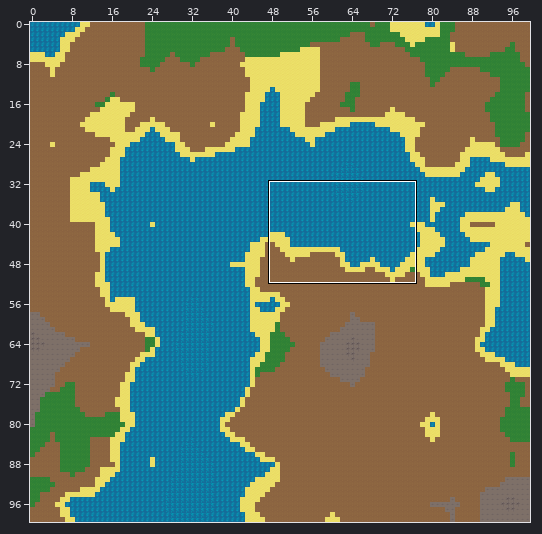
Two versions of a level (Tiled map, Graphics/Tileset/map.tmx). The first picture is a wide view before the edit; the outline marks the close-up.
Close-up. Before the edit:
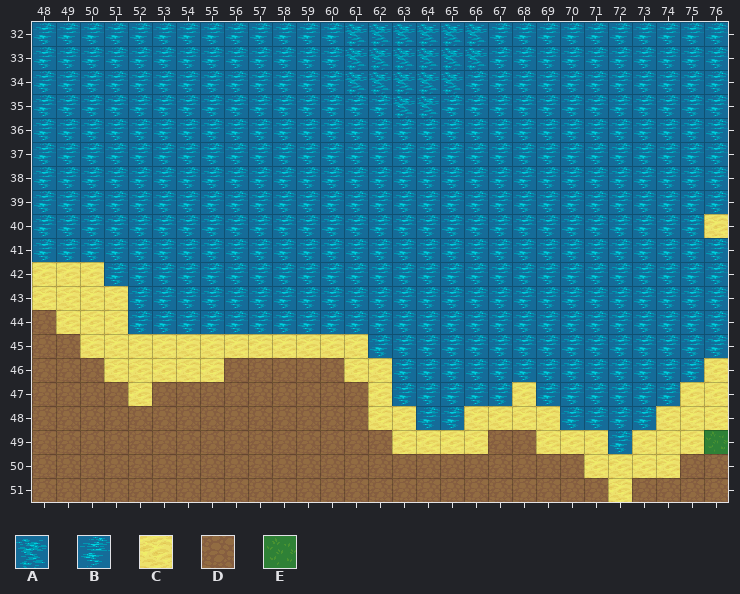
Cells are 32x32 px. Shown: x 48..76, y 32..51. The commit also changed other parts of the map, which this record leaves out.
Key: from "map": A 0, B 1, C 2, D 3, E 4.
_ is an empty cell.
Layer "Tile Layer 1" before, first column x 48:
32 BBBBBBBBBBBBBAAAAAABBBBBBBBBB
33 BBBBBBBBBBBBBAAAAAABBBBBBBBBB
34 BBBBBBBBBBBBBAAAAABBBBBBBBBBB
35 BBBBBBBBBBBBBBBAABBBBBBBBBBBB
36 BBBBBBBBBBBBBBBBBBBBBBBBBBBBB
37 BBBBBBBBBBBBBBBBBBBBBBBBBBBBB
38 BBBBBBBBBBBBBBBBBBBBBBBBBBBBB
39 BBBBBBBBBBBBBBBBBBBBBBBBBBBBB
40 BBBBBBBBBBBBBBBBBBBBBBBBBBBBC
41 BBBBBBBBBBBBBBBBBBBBBBBBBBBBB
42 CCCBBBBBBBBBBBBBBBBBBBBBBBBBB
43 CCCCBBBBBBBBBBBBBBBBBBBBBBBBB
44 DCCCBBBBBBBBBBBBBBBBBBBBBBBBB
45 DDCCCCCCCCCCCCBBBBBBBBBBBBBBB
46 DDDCCCCCDDDDDCCBBBBBBBBBBBBBC
47 DDDDCDDDDDDDDDCBBBBBCBBBBBBCC
48 DDDDDDDDDDDDDDCCBBCCCCBBBBCCC
49 DDDDDDDDDDDDDDDCCCCDDCCCBCCCE
50 DDDDDDDDDDDDDDDDDDDDDDDCCCCDD
51 DDDDDDDDDDDDDDDDDDDDDDDDCDDDD
Once edited:
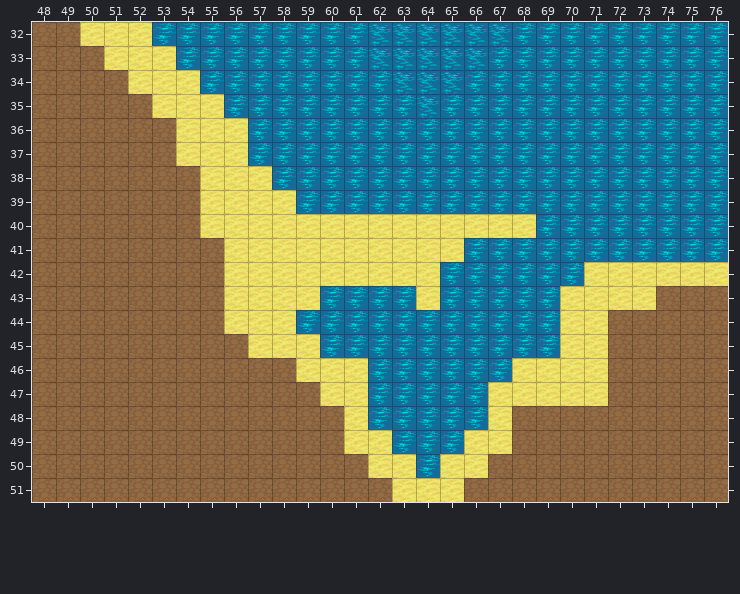
From old to new:
Layer "Tile Layer 1":
y 32: x 48..52 BBBBB -> DDCCC; x 61 A -> B; x 67 B -> A
y 33: x 48..53 BBBBBB -> DDDCCC; x 61 A -> B
y 34: x 48..54 BBBBBBB -> DDDDCCC; x 61..62 AA -> BB
y 35: x 48..55 BBBBBBBB -> DDDDDCCC; x 63 A -> B
y 36..37: x 48..56 BBBBBBBBB -> DDDDDDCCC
y 38: x 48..57 BBBBBBBBBB -> DDDDDDDCCC
y 39: x 48..58 BBBBBBBBBBB -> DDDDDDDCCCC
y 40: x 48..68 BBBBBBBBBBBBBBBBBBBBB -> DDDDDDDCCCCCCCCCCCCCC; x 76 C -> B
y 41: x 48..65 BBBBBBBBBBBBBBBBBB -> DDDDDDDDCCCCCCCCCC
y 42: x 48..64 CCCBBBBBBBBBBBBBB -> DDDDDDDDCCCCCCCCC; x 71..76 BBBBBB -> CCCCCC
y 43: x 48..59 CCCCBBBBBBBB -> DDDDDDDDCCCC; x 64 B -> C; x 70..76 BBBBBBB -> CCCCDDD
y 44: x 49..58 CCCBBBBBBB -> DDDDDDDCCC; x 70..76 BBBBBBB -> CCDDDDD
y 45: x 50..56 CCCCCCC -> DDDDDDD; x 60..61 CC -> BB; x 70..76 BBBBBBB -> CCDDDDD
y 46: x 51..55 CCCCC -> DDDDD; x 59..60 DD -> CC; x 62 C -> B; x 68..76 BBBBBBBBC -> CCCCDDDDD
y 47: x 52 C -> D; x 60..62 DDC -> CCB; x 67 B -> C; x 69..76 BBBBBBCC -> CCCDDDDD
y 48: x 61..63 DCC -> CBB; x 66 C -> B; x 68..76 CCBBBBCCC -> DDDDDDDDD
y 49: x 61..65 DDCCC -> CCBBB; x 67 D -> C; x 69..76 CCCBCCCE -> DDDDDDDD
y 50: x 62..66 DDDDD -> CCBCC; x 71..74 CCCC -> DDDD
y 51: x 63..65 DDD -> CCC; x 72 C -> D
Changed places in both close-ups, as pixel boxes (x1, y1, x2, y2):
changed: (32, 22, 728, 502)
